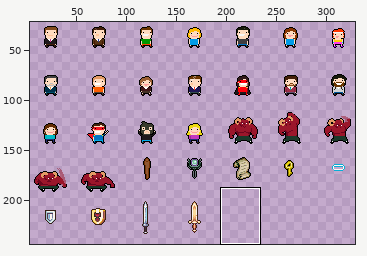
A sprite sheet gets an edit: bin/data/bitmaps/sprites_grid-x.png. The first picture is a wide view before the edit; the outline marks the close-up.
Close-up. As it was:
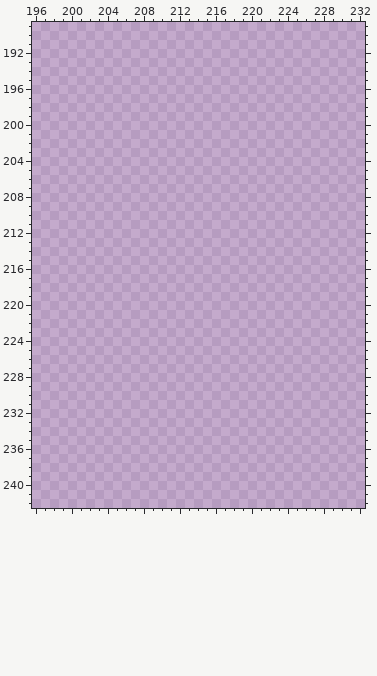
The file is 336x288 pixels. Colours within 5 levels of each other are drawn and written as one. Shown: x 196..232, y 189..242. The wide view leaves out empty margins.
And afterwards:
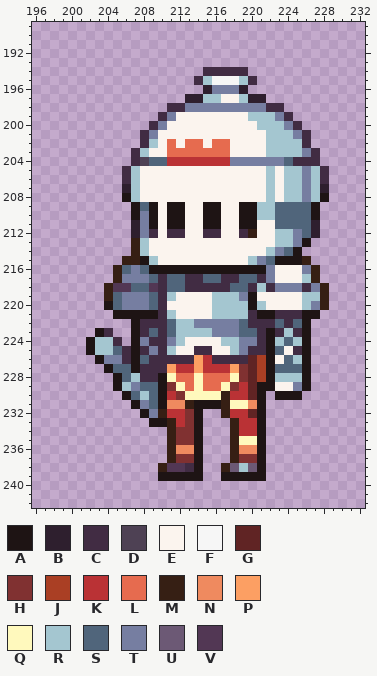
Palette (. is transparent): A #1e1414  B #2e1f2e  C #412c43  D #4e4154  E #fbf4ee  F #f6f6f6  G #602424  H #803131  J #aa3f24  K #ba3235  L #e66b4f  M #361f14  N #ef8a5f  P #fc9f63  Q #fff9bd  R #a4c6d0  S #50657b  T #767ea1  U #6c5975  V #523754
Change:
@@ x 196..232 @@
 193 .....................................
-194 .....................................
-195 .....................................
-196 .....................................
-197 .....................................
-198 .....................................
-199 .....................................
-200 .....................................
-201 .....................................
-202 .....................................
-203 .....................................
-204 .....................................
-205 .....................................
-206 .....................................
-207 .....................................
-208 .....................................
-209 .....................................
-210 .....................................
-211 .....................................
-212 .....................................
-213 .....................................
-214 .....................................
-215 .....................................
-216 .....................................
-217 .....................................
-218 .....................................
-219 .....................................
-220 .....................................
-221 .....................................
-222 .....................................
-223 .....................................
-224 .....................................
-225 .....................................
-226 .....................................
-227 .....................................
-228 .....................................
-229 .....................................
-230 .....................................
-231 .....................................
-232 .....................................
-233 .....................................
-234 .....................................
-235 .....................................
-236 .....................................
-237 .....................................
-238 .....................................
-239 .....................................
+194 ...................CCCCC.............
+195 ..................CRFFFRC............
+196 ...................BTTTB.............
+197 .................BBRREERBB...........
+198 ...............CCTTTTTTTTTCC.........
+199 ..............CTEEEEEEEERRRTC........
+200 .............CTEEEEEEEEEERRRTC.......
+201 ............CTEEEEEEEEEEEERRRTC......
+202 ............CRELELLELLEEEERRRRC......
+203 ...........CREELLLLLLLEEEERRRRTC.....
+204 ...........CDSSKKKKKKKTTTTTTSCCC.....
+205 ..........CREEEEEEEEEEEEEERERRTRC....
+206 ..........CREEEEEEEEEEEEEERERRTRC....
+207 ..........BREEEEEEEEEEEEEERERRTRB....
+208 ..........AREEEEEEEEEEEEEERERRTRA....
+209 ...........ASAEAAEEAAEEAARRSSSSA.....
+210 ...........ATAEAAEEAAEEAARRSSSSA.....
+211 ...........BTAEAAEEAAEEAAEESSSSB.....
+212 ...........BTCECCEECCEECMEERRTSB.....
+213 ...........MREEEEEEEEEEEEEERRTA......
+214 ...........MREEEEEEEEEEEEERTSA.......
+215 ..........MMAREEEEEEEEEERTSAAAM......
+216 .........MSTSAAAAAAAAAAAAATEEETM.....
+217 .........MTTTSCSSCCSSCCSSCTEEERM.....
+218 ........MVVSSVCSSCCCCCSSCRCTTTCTM....
+219 ........MSTTTSCREEEERRRTAEEEEERRM....
+220 ........ASTTTSCEEEEERRRRAREEEERTM....
+221 .........AAAAACREEEERRRRCAACCCAA.....
+222 ...........ACCCSRRTTTTTSCCCSCSA......
+223 .......AC..ACSCSRRRRTTTSSCACRCA......
+224 ......ARRC.ATCCTREEEERRTTCARSRA......
+225 ......ARRSCACTCREECCEERTCCASECA......
+226 .......ATTCASCCCCCPKCCCCGJAESRA......
+227 ........ASSACCCPKKPKKKPHGJASSSA......
+228 .........ASRCCAQLLQLLLQHGJARRRA......
+229 .........ARTSSAHQLQLLQHKGAAEETA......
+230 ..........ASRSAKHQQQQMKKGA.AAA.......
+231 ...........ATSANNMAAAMQQNA...........
+232 ............ATMKKHA..MKKGA...........
+233 .............AAMKHA...MKKA...........
+234 ...............MHHA...MKKA...........
+235 ...............MHHA...MQQA...........
+236 ...............MNNA...MNNA...........
+237 ...............MHHA...MHHA...........
+238 ..............MVVCA..MURUA...........
+239 ..............AAAAA..AAAAA...........
 240 .....................................
